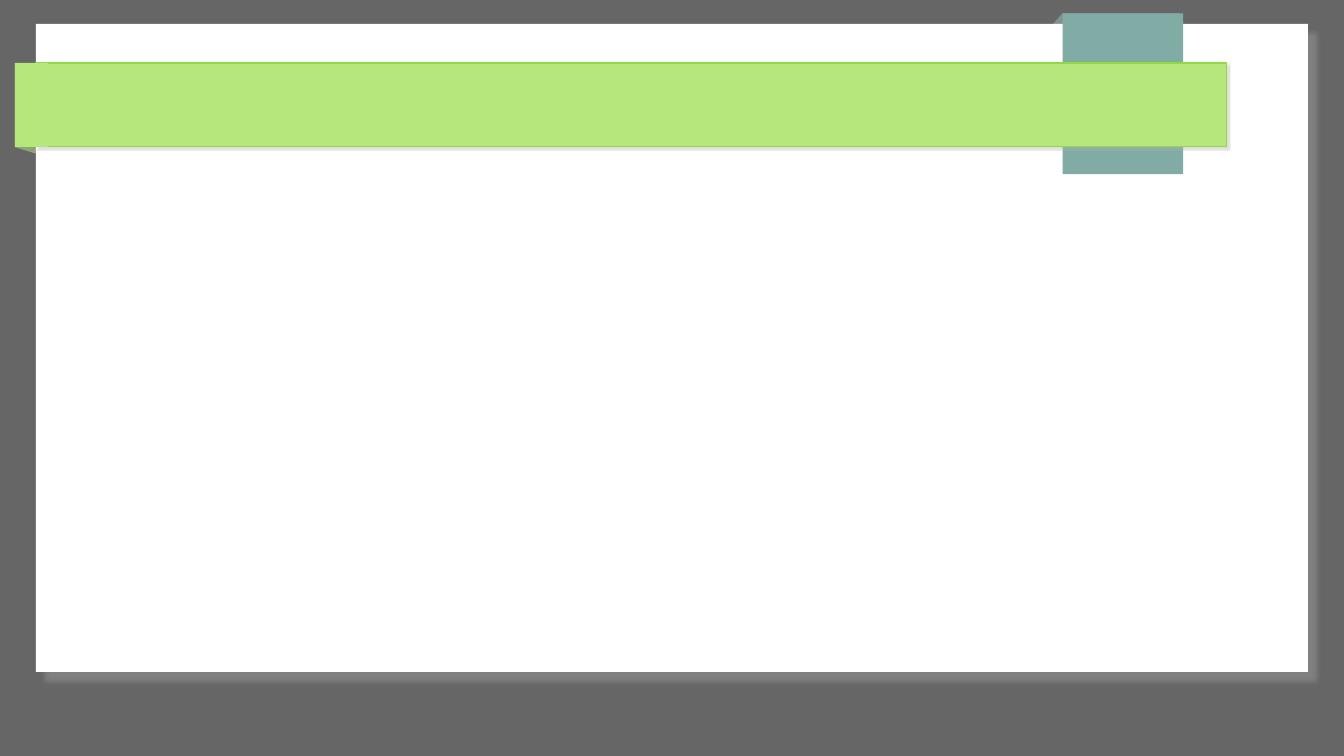
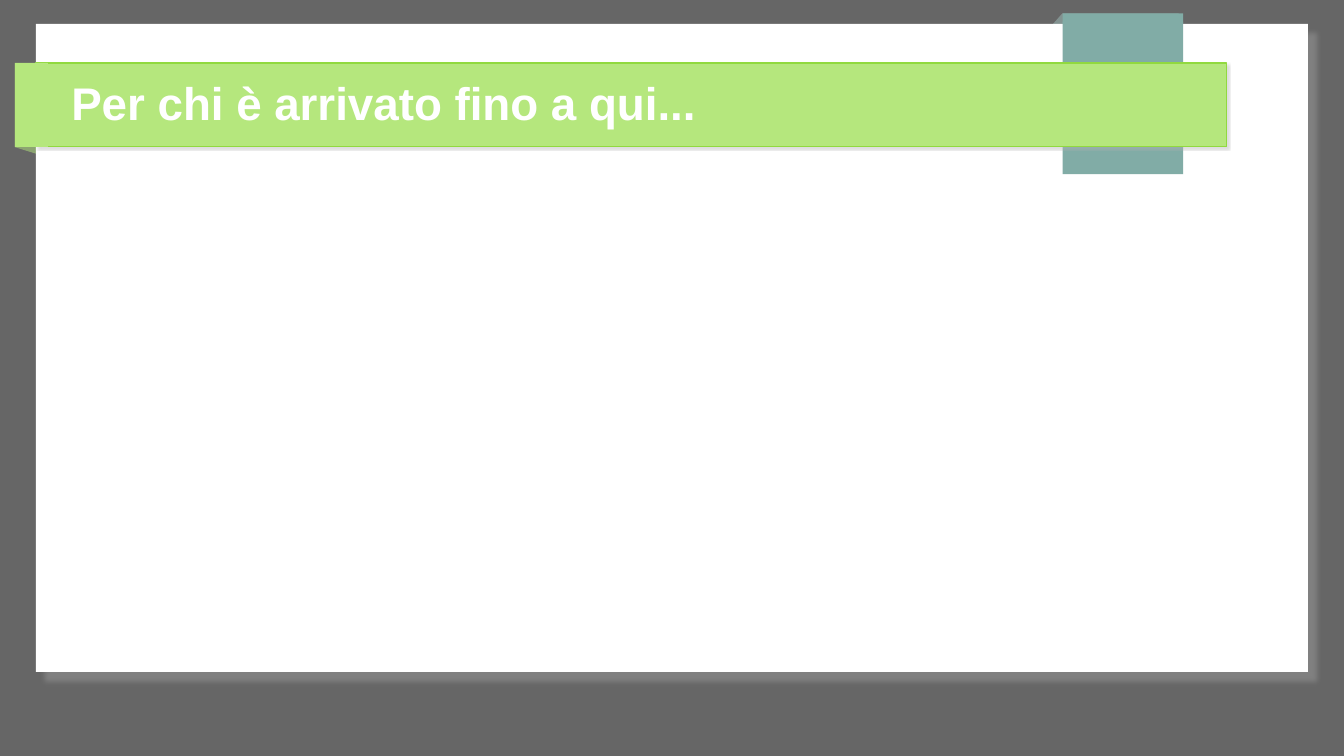
Before and after one commit to 0xfederico/cryptography-attacks, a slide deck: slide 19 of 01-padding oracle attack/presentations/Presentazione linux day 28 ottobre 2023.odp (slide 8 before the commit). Drawn at 1344x756 pixels with LibreOffice and Linux fonts; fonts in the diff are those of the drawing. Boxes give left, top, right and bottom in pixels: in the first picture for what was removed or moved away, otherwise in the second. Text is boxed around its words. In the diff, an @@ line names an element or a change of style, - is before the commit and + after.

Commit message:
updated slides

```diff
--- a/01-padding oracle attack/presentations/Presentazione linux day 28 ottobre 2023.odp
+++ b/01-padding oracle attack/presentations/Presentazione linux day 28 ottobre 2023.odp
@@ title added at [71, 86, 695, 129], 27 pt, text #FFFFFF, bold @@
+Per chi è arrivato fino a qui...
```
Also in this commit, not shown: 4 other slides changed, 14 slides added, 3 slides removed, 20 other files.
